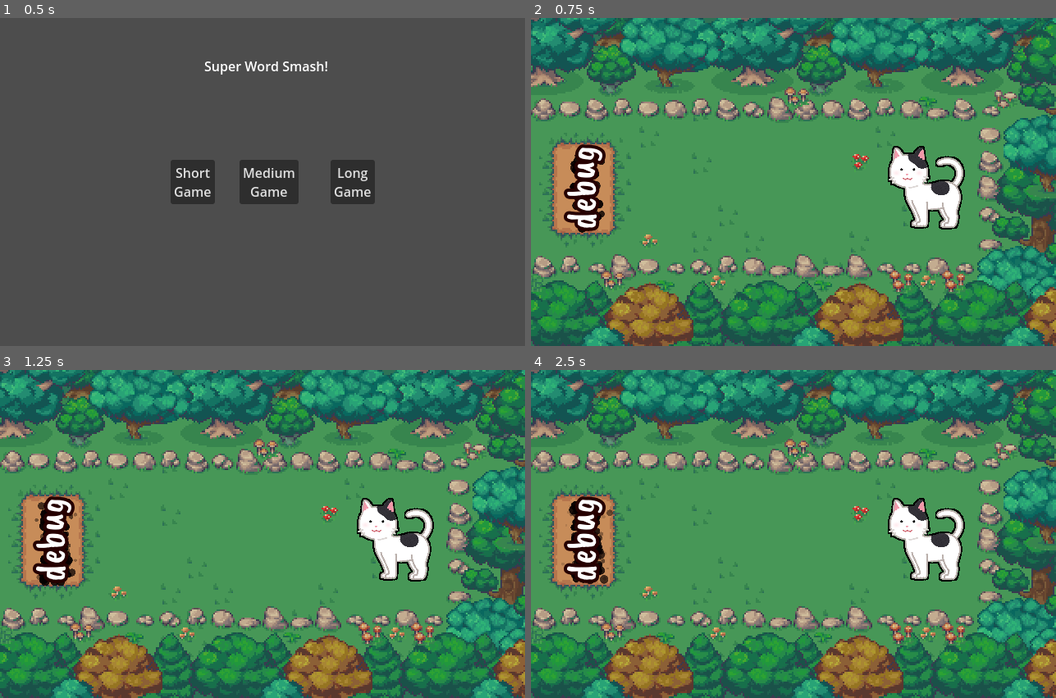
Above: before the commit, frames 1-4 (two rows, left to right).
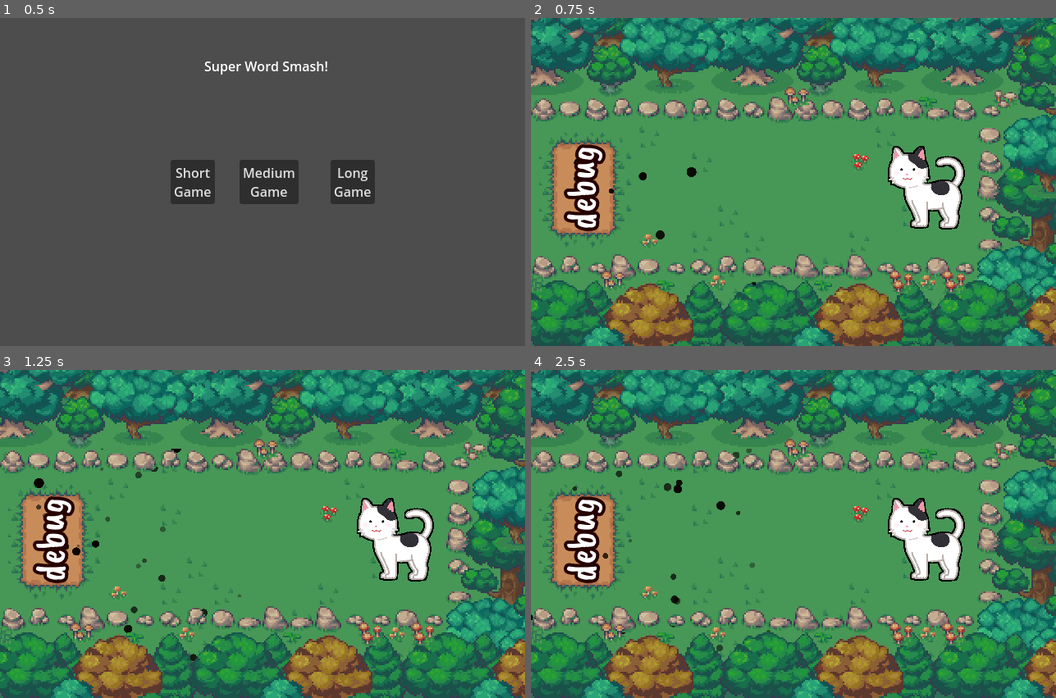
Above: after the commit, the same moments.

Repository: ozbonus/super_word_smash
Game: Godot game, scene res://GameManager.tscn
Two runs of this game, one before a commit and one after it. Both use one fixed random seed, a clock stepped at 60 frames per second and the inputs below.
Inputs:
- Up to frame 1 (0.5 s): no input
- Up to frame 2 (0.75 s): click "Short Game" at 0.5 s
- Up to frame 3 (1.25 s): no input
- Up to frame 4 (2.5 s): no input

Frame 1 is identical in both runs. In frame 2, 0.3% of the frame differs, in the area x 7-43%, y 26-82%; in frame 3, 0.7%; in frame 4, 0.7%, in the area x 0-46%, y 24-86%.

Commit message:
Add top level tools for tweaking particles.

Diff:
--- a/components/goal_label.gd
+++ b/components/goal_label.gd
@@ -1,9 +1,30 @@
+@tool
 extends Node2D
+@onready var label: RichTextLabel = $RichTextLabel
 @onready var particles: CPUParticles2D = $Particles
+@export var word: String = "debug":
+	set(value):
+		word = value
+		label.text = word
+		particles.amount = particles_per_letter * word.length()
+@export var emission_rect: Vector2 = Vector2(12.0, 20.0):
+	set(value):
+		emission_rect = value
+		particles.emission_rect_extents = emission_rect
+@export var particles_per_letter: int = 16:
+	set(value):
+		particles_per_letter = value
+		particles.amount = particles_per_letter * word.length()
 
 
 func _ready():
-	GameStateService.game_state.connect(_on_game_state_change)
+	if label:
+		label.text = word
+	particles.emission_rect_extents = Vector2(200,200)
+
+	# This won't run in the editor.
+	if not Engine.is_editor_hint():
+		GameStateService.game_state.connect(_on_game_state_change)
 
 
 func _on_game_state_change(state) -> void:
--- a/components/goal_label.tscn
+++ b/components/goal_label.tscn
@@ -15,11 +15,11 @@
 script = ExtResource("1_s41m1")
 
 [node name="Particles" type="CPUParticles2D" parent="."]
-position = Vector2(96, 39)
-amount = 256
+position = Vector2(96, 38)
+amount = 80
 texture = ExtResource("1_52t1r")
 emission_shape = 3
-emission_rect_extents = Vector2(48, 16)
+emission_rect_extents = Vector2(12, 20)
 direction = Vector2(0, 0)
 spread = 180.0
 gravity = Vector2(0, 0)
@@ -41,4 +41,3 @@
 autowrap_mode = 0
 horizontal_alignment = 1
 vertical_alignment = 1
-metadata/_edit_lock_ = true
